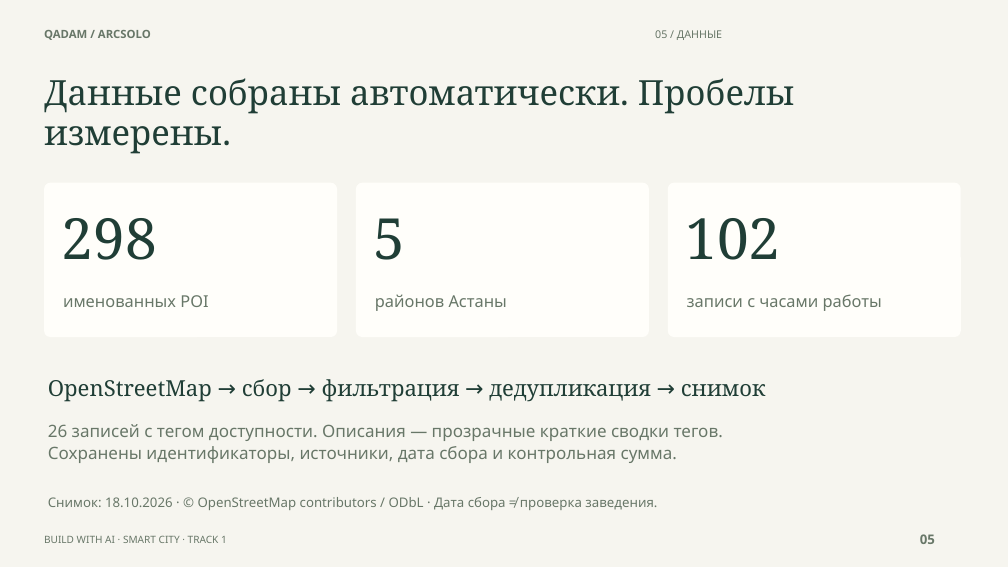
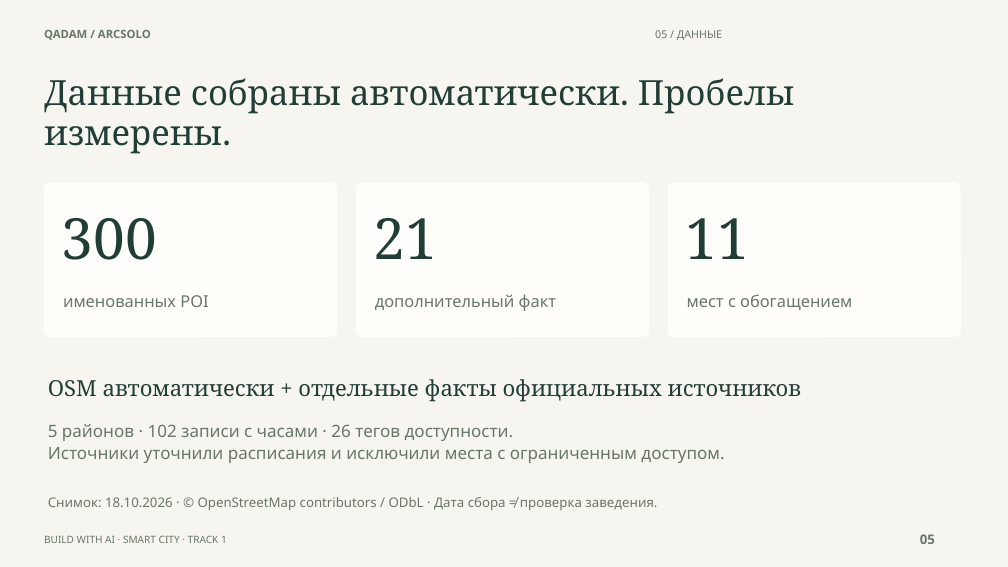
Before and after one commit to Csadow/qadam-astana, a slide deck: slide 5 of presentation/Qadam_ArcSolo_pitch_RU.pptx. Drawn at 1008x567 pixels with LibreOffice and Linux fonts; fonts in the diff are those of the drawing. Boxes give left, top, right and bottom in pixels: in the first picture for what was removed or moved away, otherwise in the second. Text is boxed around its words. In the diff, an @@ line names an element or a change of style, - is before the commit and + after.

```diff
--- a/presentation/Qadam_ArcSolo_pitch_RU.pptx
+++ b/presentation/Qadam_ArcSolo_pitch_RU.pptx
@@ text at (x1=62, y1=218, x2=157, y2=260): text changed @@
-298
+300
@@ text at (x1=374, y1=218, x2=437, y2=259): text changed @@
-5
+21
@@ text at (x1=685, y1=218, x2=748, y2=259): text changed @@
-102
+11
@@ text at (x1=375, y1=294, x2=556, y2=311): text changed @@
-районов Астаны
+дополнительный факт
@@ text at (x1=687, y1=294, x2=852, y2=310): text changed @@
-записи с часами работы
+мест с обогащением
@@ text at (x1=48, y1=379, x2=802, y2=402): text changed @@
-OpenStreetMap → сбор → фильтрация → дедупликация → снимок
+OSM автоматически + отдельные факты официальных источников
@@ text at (x1=48, y1=424, x2=724, y2=463): text changed @@
-26 записей с тегом доступности. Описания — прозрачные краткие сводки тегов.
-Сохранены идентификаторы, источники, дата сбора и контрольная сумма.
+5 районов · 102 записи с часами · 26 тегов доступности.
+Источники уточнили расписания и исключили места с ограниченным доступом.
```
Also in this commit, not shown: 8 other slides changed, 1 slide added, 53 other files.
